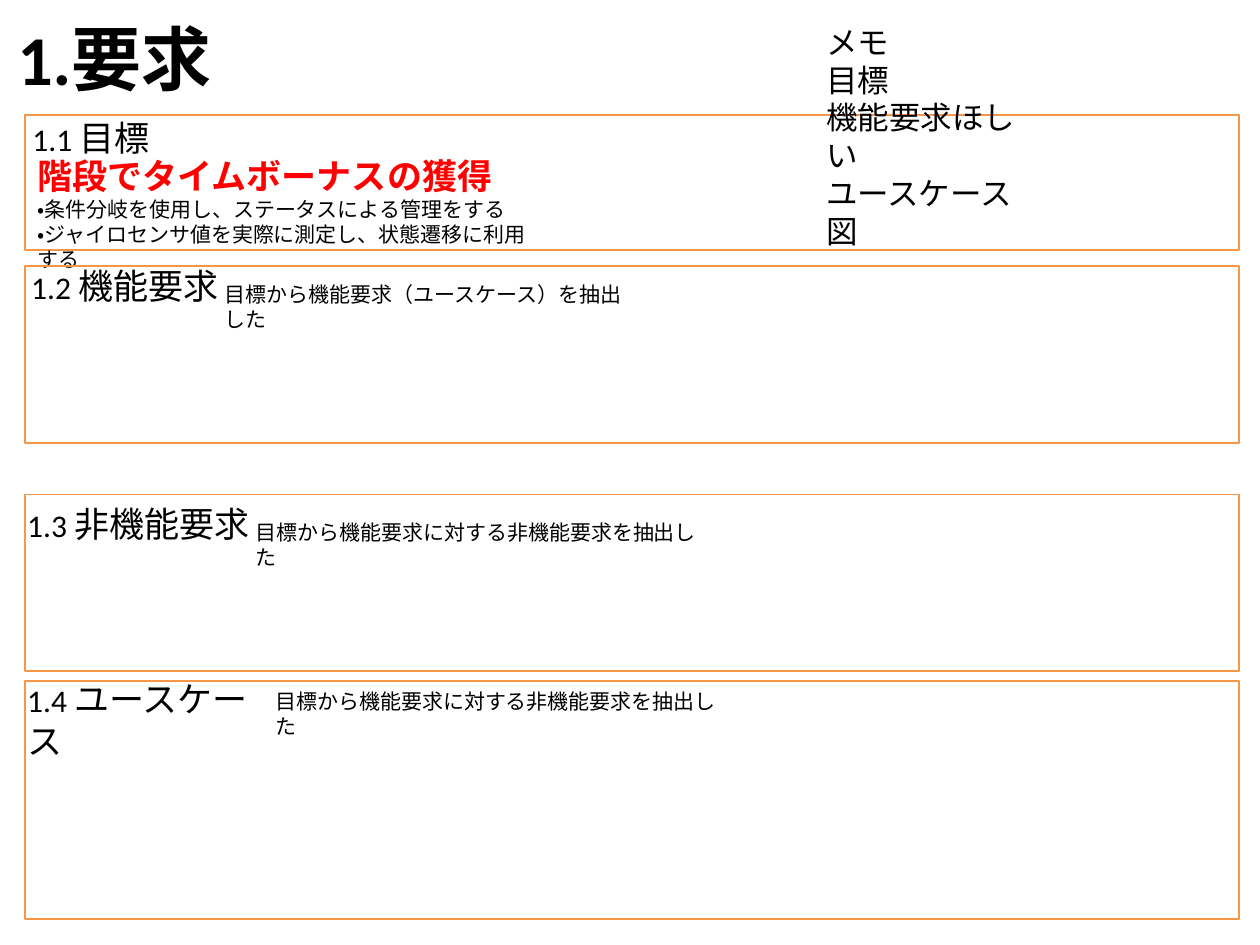
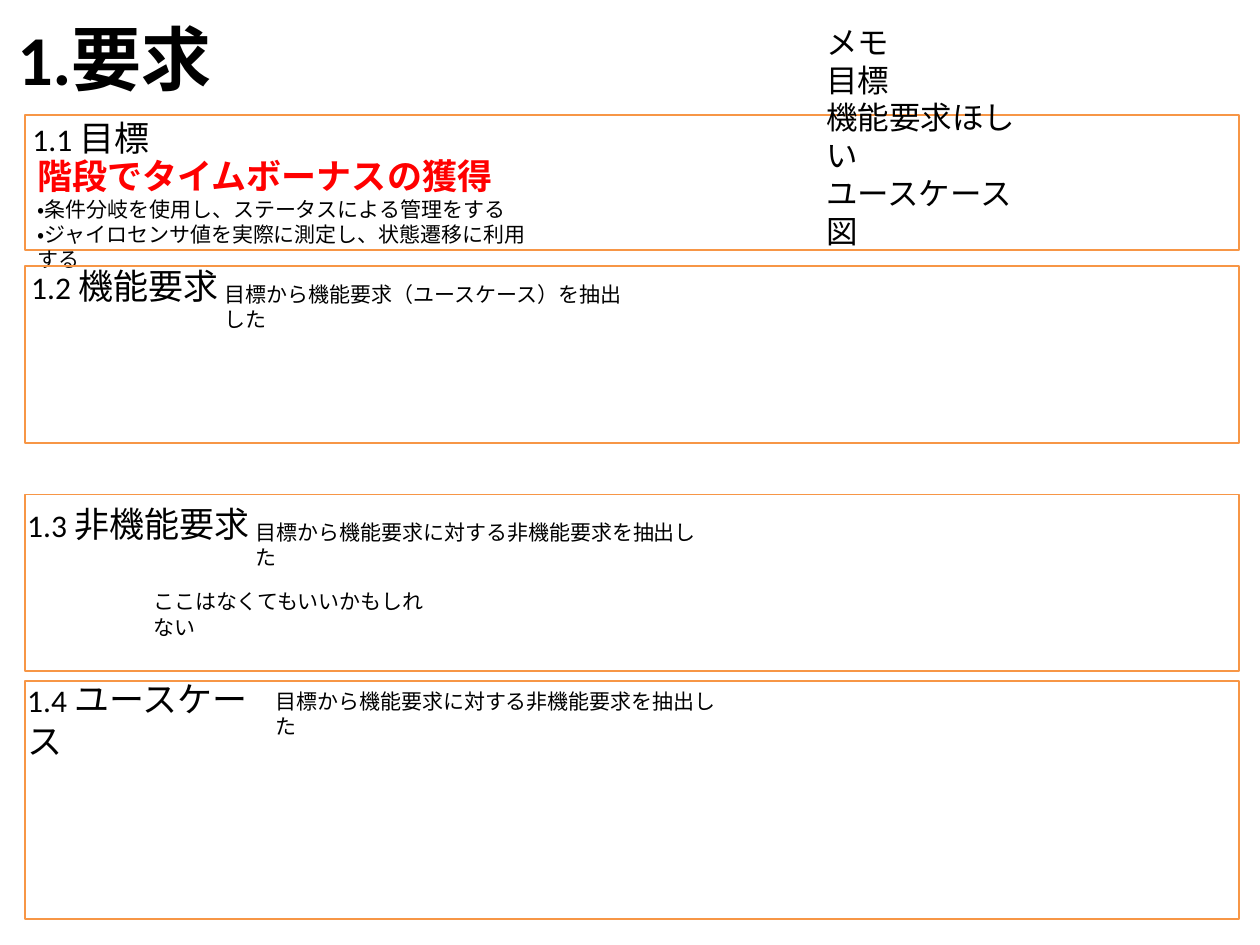
Before and after one commit to robokon/Doc, a slide deck: slide 1 of 1.設計書/ルックアップゲート/nambu_work/モデル図.pptx. Drawn at 1260x945 pixels with LibreOffice and Linux fonts; fonts in the diff are those of the drawing. Boxes give left, top, right and bottom in pixels: in the first picture for what was removed or moved away, otherwise in the second. Text is boxed around its words. In the diff, an @@ line names an element or a change of style, - is before the commit and + after.

```diff
--- a/1.設計書/ルックアップゲート/nambu_work/モデル図.pptx
+++ b/1.設計書/ルックアップゲート/nambu_work/モデル図.pptx
@@ text added at box(153, 592, 424, 636), 12 pt, text #000000 @@
+ここはなくてもいいかもしれない
```
Also in this commit, not shown: 4 other slides changed.
